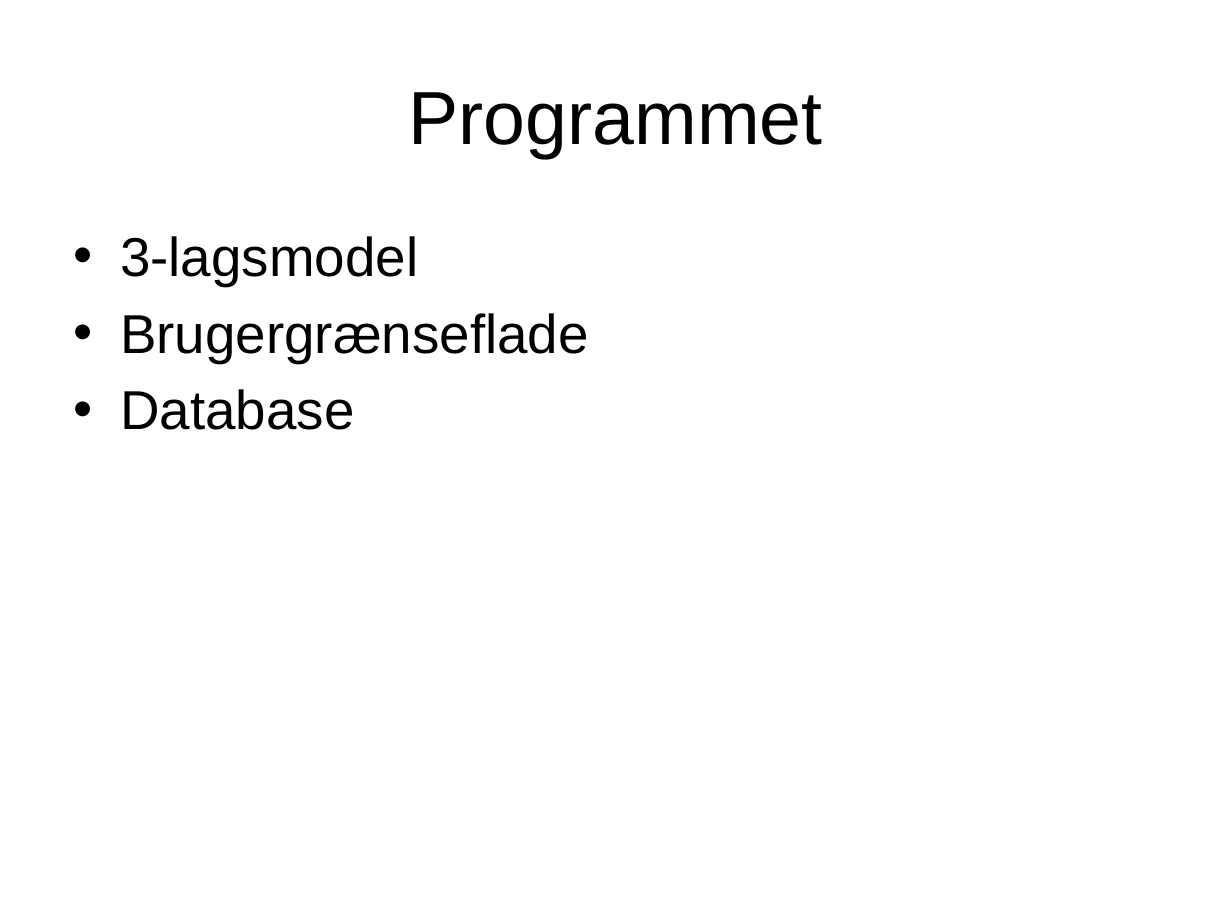
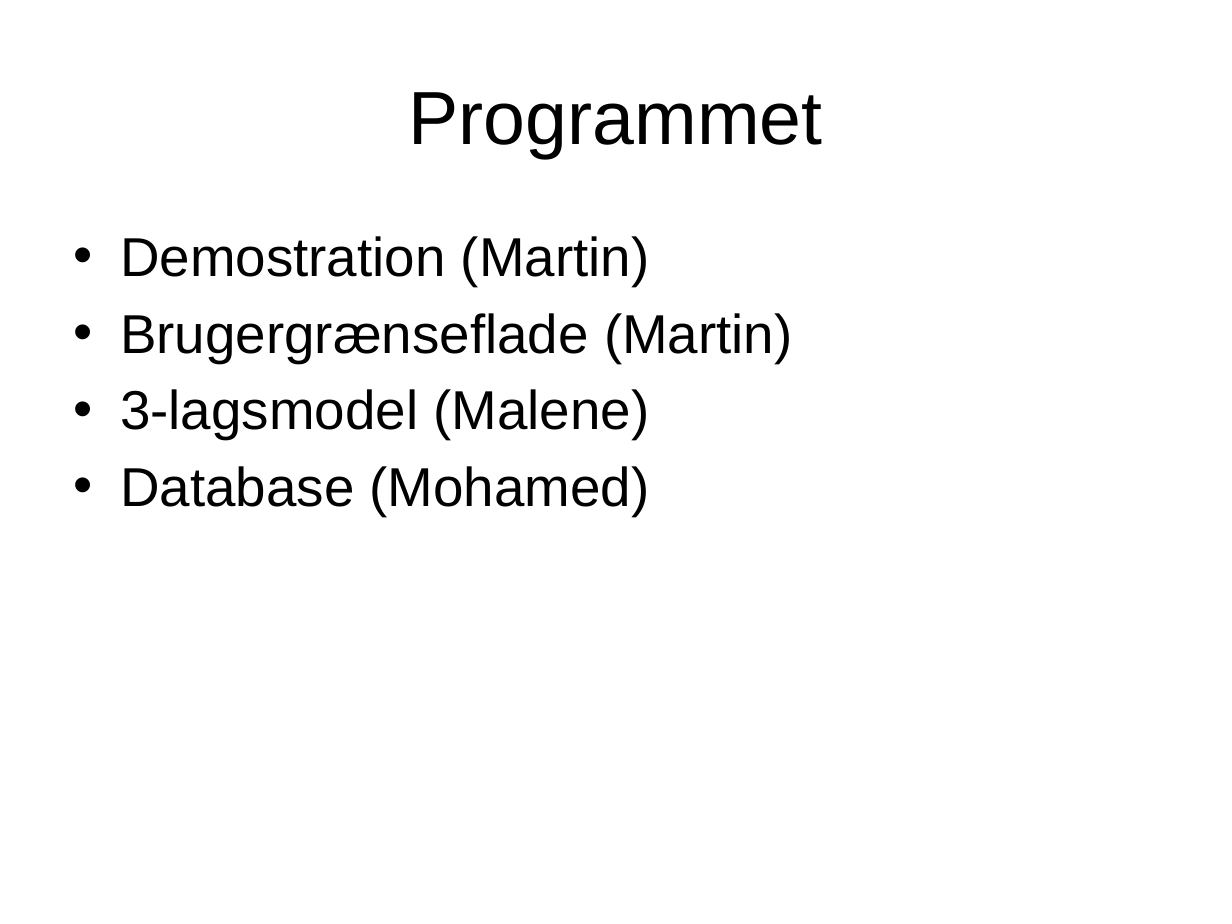
Before and after one commit to banasik/Semesterprojekt2, a slide deck: slide 5 of Fremlæggelse/2441.pptx (slide 3 before the commit). Drawn at 1232x924 pixels with LibreOffice and Linux fonts; fonts in the diff are those of the drawing; background and template pictures are left out. Boxes give left, top, right and bottom in pixels: in the first picture for what was removed or moved away, otherwise in the second. Text is boxed around its words. In the diff, an @@ line names an element or a change of style, - is before the commit and + after.

```diff
--- a/Fremlæggelse/2441.pptx
+++ b/Fremlæggelse/2441.pptx
@@ text at (120,236,793,516): text changed @@
-• 3-lagsmodel
-• Brugergrænseflade
-• Database
+• Demostration (Martin)
+• Brugergrænseflade (Martin)
+• 3-lagsmodel (Malene)
+• Database (Mohamed)
```
Also in this commit, not shown: 4 other slides changed, 2 slides added, 1 slide removed.
